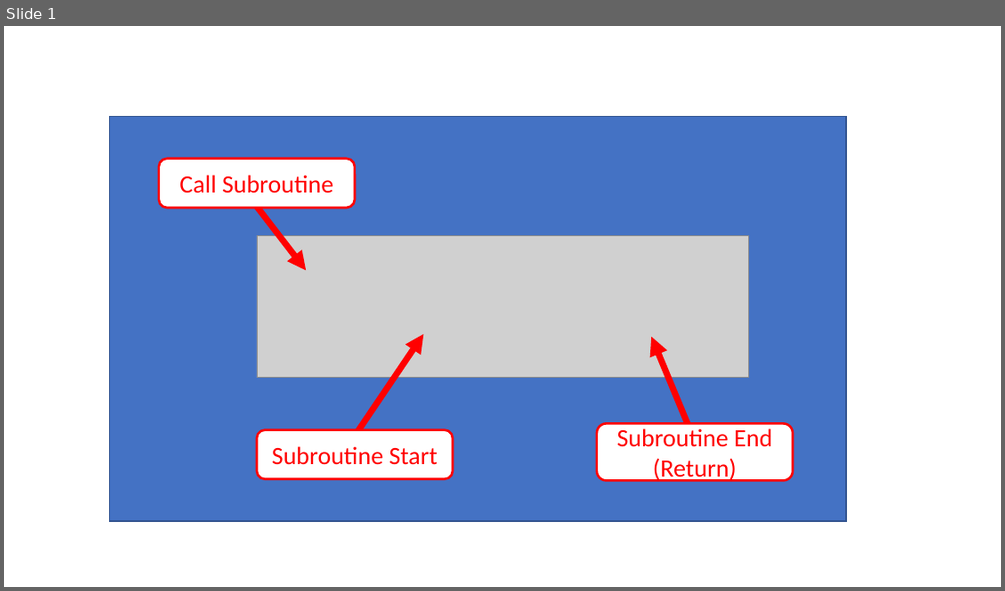
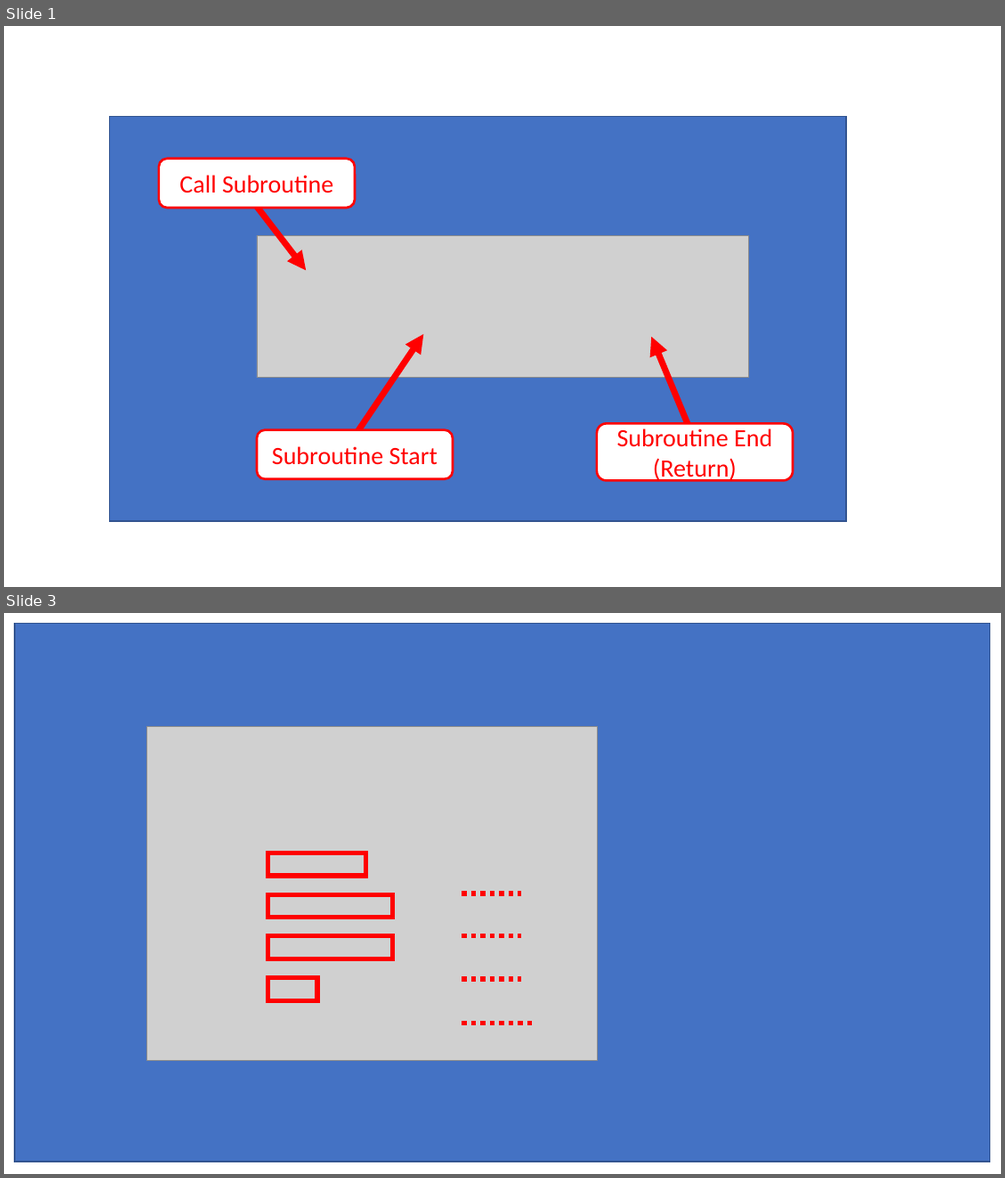
Before and after one commit to NNNIC/psgg-ruby-sample, a slide deck: wiki/work.pptx. Shown one above the other, each under a label of ours: slide 1 before the commit, slides 1 and 3 after it; the slides between them are not shown. The pictures are 1005x591 and 1005x1178 pixels, drawn with LibreOffice and Linux fonts; fonts in the diff are those of the drawing; grey boxes stand for pictures. Boxes give left, top, right and bottom in pixels: in the first picture for what was removed or moved away, otherwise in the second. Text is boxed around its words. In the diff, an @@ line names an element or a change of style, - is before the commit and + after.

```diff
--- a/wiki/work.pptx
+++ b/wiki/work.pptx
@@ slide 3 added at (4, 613, 1001, 1174), background #FFFFFF @@
@@ rectangle added at (15, 623, 989, 1161), fill #4472C4, outline #325491 1 pt @@
@@ picture added at (146, 727, 598, 1060) @@
@@ rectangle added at (268, 853, 365, 876), outline #FF0000 4.5 pt @@
@@ rectangle added at (268, 894, 392, 916), outline #FF0000 4.5 pt @@
@@ line added from (461, 893) to (521, 893), #FF0000 4.5 pt dashed @@
@@ rectangle added at (268, 936, 392, 958), outline #FF0000 4.5 pt @@
@@ line added from (461, 936) to (521, 936), #FF0000 4.5 pt dashed @@
@@ rectangle added at (268, 978, 317, 1000), outline #FF0000 4.5 pt @@
@@ line added from (461, 979) to (521, 979), #FF0000 4.5 pt dashed @@
@@ line added from (461, 1022) to (536, 1022), #FF0000 4.5 pt dashed @@
```
Also in this commit, not shown: 3 other slides added, 7 other files.
